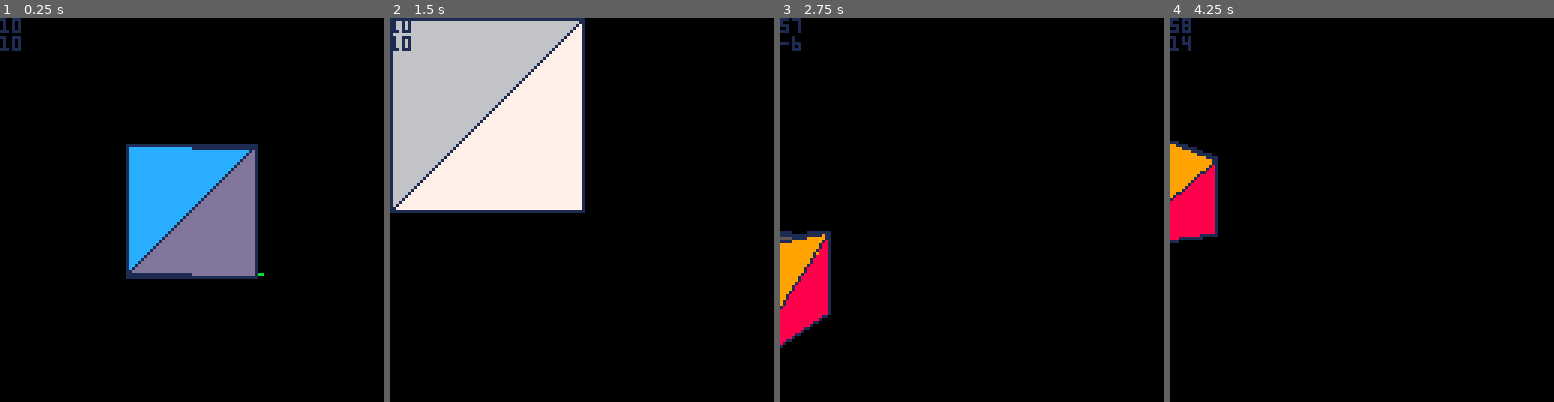
Above: before the commit, frames 1-4 (left to right).
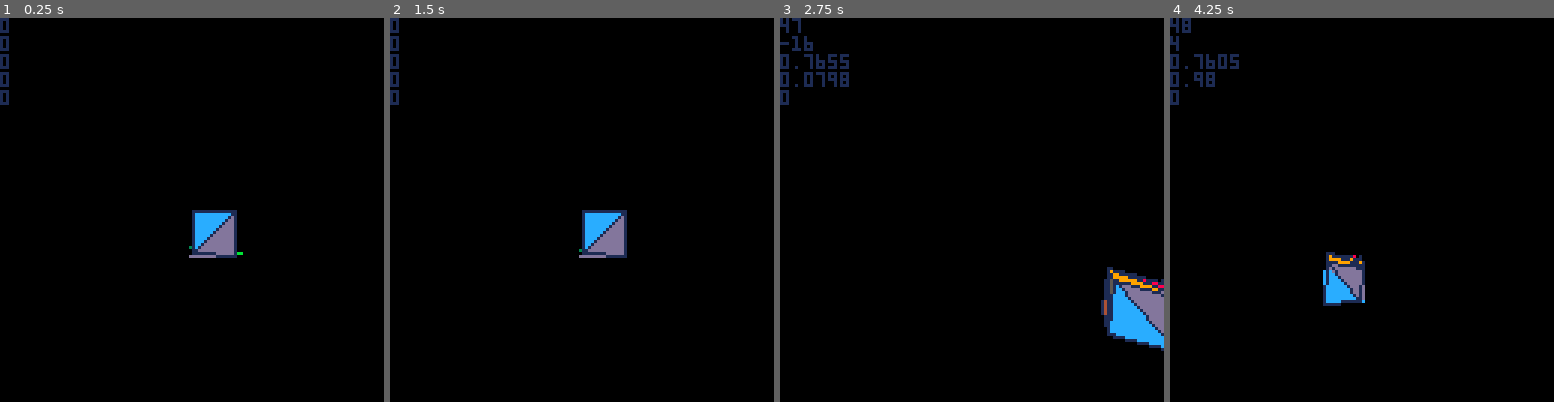
Above: after the commit, the same moments.

Repository: TarkanAl-Kazily/game-jams
Game: PICO-8 cartridge other/ship.p8
Two runs of this game, one before a commit and one after it. Both use one fixed random seed, a clock stepped at 60 frames per second and the inputs below.
Inputs:
- Up to frame 1 (0.25 s): no input
- Up to frame 2 (1.5 s): tap X (X key) at 0.33, 1.07 s; tap O (Z key) at 0.7 s
- Up to frame 3 (2.75 s): hold Right 1.6-2.1 s; hold P2 Left 1.6-2.1 s; tap O (Z key) at 1.7, 2.1, 2.5 s; tap X (X key) at 1.85 s; hold Up 2.15-2.42 s; hold P2 Down 2.15-2.42 s; hold Right from 2.47 s (still down); hold P2 Left from 2.47 s (still down)
- Up to frame 4 (4.25 s): tap O (Z key) every 0.4 s from 2.9 to 4.1 s; tap X (X key) at 2.97, 4.08 s; release Right at 3.03 s; release P2 Left at 3.03 s; hold Left 3.08-3.58 s; hold P2 Right 3.08-3.58 s; hold Down 3.63-3.97 s; hold P2 Up 3.63-3.97 s; hold Right from 4.02 s (still down); hold P2 Left from 4.02 s (still down)

The runs differ from the first frame. In frame 1, 12% of the frame differs, in the area x 0-69%, y 0-68%; in frame 2, 27%, in the area x 0-62%, y 0-63%; in frame 3, 7.1%; in frame 4, 5.1%.

Commit message:
3d modeling works, added an example model generated from a ply file

Diff:
--- /dev/null
+++ b/other/model.lua
@@ -0,0 +1,4 @@
+tutorial = {
+	{{-15.50,0.00,26.00,},{-15.50,-5.00,26.00,},{15.50,0.00,26.00,},{15.50,-5.00,26.00,},{-15.50,0.00,21.00,},{-15.50,-9.04,21.00,},{15.50,-9.04,21.00,},{19.50,-12.51,16.70,},{26.50,-9.04,21.00,},{26.50,-12.51,16.70,},{8.50,-10.92,18.67,},{-8.50,-10.92,18.67,},{8.50,-21.60,5.45,},{19.50,-26.00,0.00,},{-19.50,-12.51,16.70,},{-26.50,-9.04,21.00,},{-8.50,-21.60,5.45,},{-26.50,-12.51,16.70,},{-19.50,-26.00,0.00,},{15.50,0.00,21.00,},{-26.50,0.00,21.00,},{-26.50,-26.00,16.70,},{-19.50,-26.00,16.70,},{19.50,-26.00,16.70,},{26.50,0.00,21.00,},{26.50,-26.00,16.70,},{8.50,0.00,5.45,},{-8.50,0.00,5.45,},{-8.50,0.00,18.67,},{8.50,0.00,18.67,},{-26.50,-26.00,0.00,},{26.50,-26.00,0.00,},{26.50,0.00,0.00,},{-26.50,0.00,0.00,},},
+	{{1,2,3,},{3,2,4,},{1,5,2,},{2,5,6,},{7,8,9,},{9,8,10,},{4,11,7,},{7,11,8,},{2,12,4,},{4,12,11,},{8,13,14,},{11,13,8,},{2,6,12,},{6,15,12,},{6,16,15,},{15,17,12,},{16,18,15,},{17,19,13,},{13,19,14,},{15,19,17,},{20,3,4,},{20,4,7,},{5,16,6,},{5,21,16,},{15,18,22,},{15,22,23,},{19,15,23,},{8,14,24,},{25,20,7,},{25,7,9,},{26,10,24,},{10,8,24,},{27,28,17,},{27,17,13,},{28,29,12,},{28,12,17,},{12,30,11,},{29,30,12,},{11,27,13,},{30,27,11,},{22,19,23,},{22,31,19,},{32,26,24,},{32,24,14,},{33,20,25,},{27,20,33,},{27,30,20,},{30,3,20,},{30,29,3,},{28,5,29,},{34,5,28,},{29,1,3,},{5,1,29,},{34,21,5,},{33,34,27,},{27,34,28,},{18,16,21,},{34,18,21,},{31,22,18,},{31,18,34,},{14,33,32,},{14,19,33,},{31,34,19,},{19,34,33,},{10,32,33,},{10,33,25,},{9,10,25,},{26,32,10,},}
+}
--- a/other/ship.p8
+++ b/other/ship.p8
@@ -3,8 +3,11 @@
 __lua__
 -- ship game
 
+#include model.lua
+
 function _init()
-  cam_x, cam_y = 10, 10
+  cam_x, cam_y, cam_z = 0, 0, -60
+  cam_roll, cam_pitch, cam_yaw = 0.0, 0.0, 0.0
   -- ply format
   mesh1 = {
     {
@@ -60,30 +63,67 @@
     }
   }
   mesh_id = 1
-  meshes = {mesh1, mesh2}
+  meshes = {mesh1, mesh2, tutorial}
 
   cam = {
-    {cam_x, cam_y, 0}, {0, 0, 0}
+    {cam_x, cam_y, cam_z}, {cam_roll, cam_pitch, cam_yaw}
   }
 
+  world2cam = inverse_transform(cam)
+
+  menuitem(1, "next mesh", function() mesh_id = mesh_id % #meshes + 1 end)
 end
 
 function _update60()
-  if (btn(0)) cam_x -= 1
-  if (btn(1)) cam_x += 1
-  if (btn(2)) cam_y -= 1
-  if (btn(3)) cam_y += 1
-  if (btnp(4)) mesh_id = mesh_id % #meshes + 1
+  if (btn(0, 0)) cam_x -= 1
+  if (btn(1, 0)) cam_x += 1
+  if (btn(2, 0)) cam_y -= 1
+  if (btn(3, 0)) cam_y += 1
+  if (btn(4, 0)) cam_z -= 1
+  if (btn(5, 0)) cam_z += 1
+  --if (btnp(4)) mesh_id = mesh_id % #meshes + 1
+  if (btn(0, 1)) cam_roll -= 0.005
+  if (btn(1, 1)) cam_roll += 0.005
+  if (btn(2, 1)) cam_pitch -= 0.005
+  if (btn(3, 1)) cam_pitch += 0.005
+  if (btn(4, 1)) cam_yaw -= 0.005
+  if (btn(5, 1)) cam_yaw += 0.005
+
+
+  while cam_roll > 1 do
+    cam_roll -= 1.0
+  end
+  while cam_roll < 0 do
+    cam_roll += 1.0
+  end
+
+  while cam_pitch > 1 do
+    cam_pitch -= 1.0
+  end
+  while cam_pitch < 0 do
+    cam_pitch += 1.0
+  end
+  while cam_yaw > 1 do
+    cam_yaw -= 1.0
+  end
+  while cam_yaw < 0 do
+    cam_yaw += 1.0
+  end
+
   cam = {
-    {-cam_x, -cam_y, 0}, {0, 0, 0}
+    {cam_x, cam_y, cam_z}, {cam_roll, cam_pitch, cam_yaw}
   }
+  world2cam = inverse_transform(cam)
 end
 
 function _draw()
   cls(0)
-  draw_mesh(cam, meshes[mesh_id])
+  draw_mesh(world2cam, meshes[mesh_id])
   print(cam_x)
   print(cam_y)
+  print(cam_roll)
+  print(cam_pitch)
+  print(cam_yaw)
 end
 
 -->8
@@ -95,16 +135,19 @@
   for v in all(_vertices) do
     add(_vproj, project_point(cam, v))
   end
-  local c = 0
+  local c = 2
   for f in all(_faces) do
-    local x0, y0, z0, d0 = unpack(_vproj[f[1]])
-    local x1, y1, z1, d1 = unpack(_vproj[f[2]])
-    local x2, y2, z2, d2 = unpack(_vproj[f[3]])
-    local key, visible = (d0 + d1 + d2) / 3, min(z0, min(z1, z2)) > 0
-    --local key, visible = sqr_norm({0.1 * ((x0 + x1 + x2) / 3 - 64), 0.1 * ((y0 + y1 + y2) / 3 - 64), (z0 + z1 + z2) / 3}), min(z0, min(z1, z2)) > 0
+    local px0, p0 = unpack(_vproj[f[1]])
+    local px1, p1 = unpack(_vproj[f[2]])
+    local px2, p2 = unpack(_vproj[f[3]])
+    if (#f > 3) c = f[4]
+    local x0, y0, z0 = unpack(px0)
+    local x1, y1, z1 = unpack(px1)
+    local x2, y2, z2 = unpack(px2)
+    local key, visible = sqr_norm(vec_avg({p0, p1, p2})), (all_between(-16, 144, {x0, x1, x2, y0, y1, y2}) and all_between(0, 127, {z0, z1, z2}))
     if (visible) then
-      add(_fproj, {key, x0, y0, x1, y1, x2, y2, c + 2})
-      c = (c + 1) % 14
+      add(_fproj, {key, x0, y0, x1, y1, x2, y2, c})
+      if (c == 16) c = 2 else c = c + 1
     end
   end
 
@@ -116,10 +159,18 @@
   end
 end
 
-function project_point(cam, pt3d)
-  local _t, _r = cam[1], cam[2]
+function project_point(transform, pt3d)
+  local _t, _r = unpack(transform)
   local x, y, z = unpack(translate(_t, rotate(_r, pt3d)))
-  return {64 * x / z + 64, 64 * y / z + 64, 64 / z, sqr_norm({x, y, z})}
+  return {{64 * x / z + 64, 64 * y / z + 64, 64 / z}, {x, y, z}}
+end
+
+function all_between(lower, upper, vals)
+  local _min, _max = vals[1], vals[1]
+  for i=2,#vals do
+    _min, _max = min(_min, vals[i]), max(_max, vals[i])
+  end
+  return (lower <= _min and _max <= upper)
 end
 
 function sqr_norm(vec)
@@ -130,12 +181,45 @@
   return result
 end
 
+function inverse_transform(t_r)
+  local _t, _r = unpack(t_r)
+  local inv_r = {-_r[3], -_r[2], -_r[1]}
+  local inv_t = rotate(inv_r, _t)
+  inv_t[1], inv_t[2], inv_t[3] = -inv_t[1], -inv_t[2], -inv_t[3]
+  return {inv_t, inv_r}
+end
+
 function rotate(r, pt3d)
-  return pt3d
+  local _a, _b, _c = unpack(r)
+
+  return rotate_z(_a, rotate_y(_b, rotate_z(_c, pt3d)))
+end
+
+function rotate_z(theta, pt3d)
+  local x, y, z = unpack(pt3d)
+  return {cos(theta) * x - sin(theta) * y, sin(theta) * x + cos(theta) * y, z}
+end
+
+function rotate_y(theta, pt3d)
+  local x, y, z = unpack(pt3d)
+  return {cos(theta) * x + sin(theta) * z, y, -sin(theta) * x + cos(theta) * z}
 end
 
 function translate(t, pt3d)
   return {pt3d[1] + t[1], pt3d[2] + t[2], pt3d[3] + t[3]}
+end
+
+function vec_avg(pts)
+  local result, n = {}, #pts
+  for j=1,#pts[1] do
+    add(result, pts[1][j] / n)
+  end
+  for i=2,n do
+    for j=1,#result do
+      result[j] += pts[i][j] / n
+    end
+  end
+  return result
 end
 
 -- sorts list of tables in decreasing order based on first element of each entry
